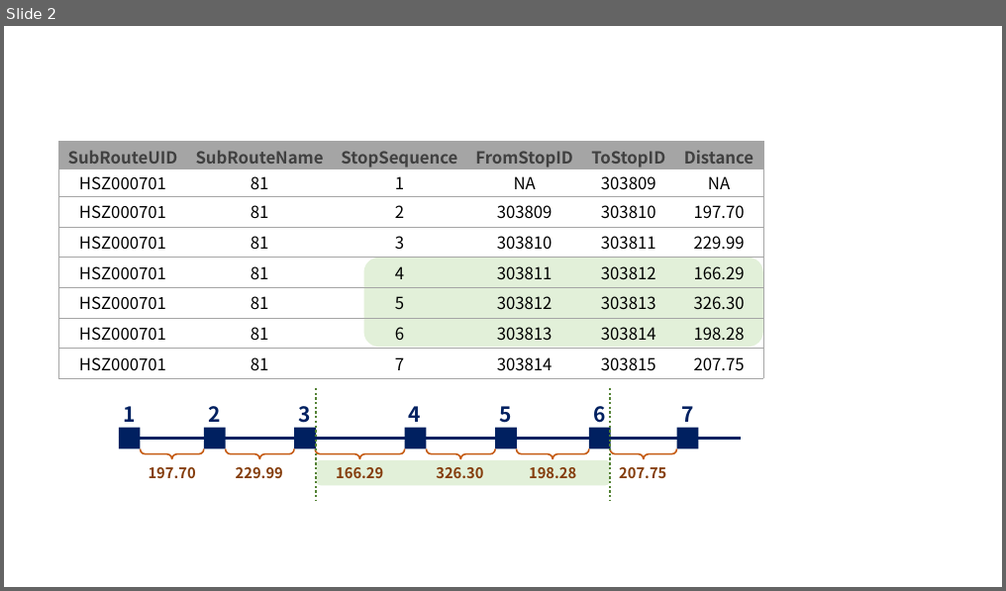
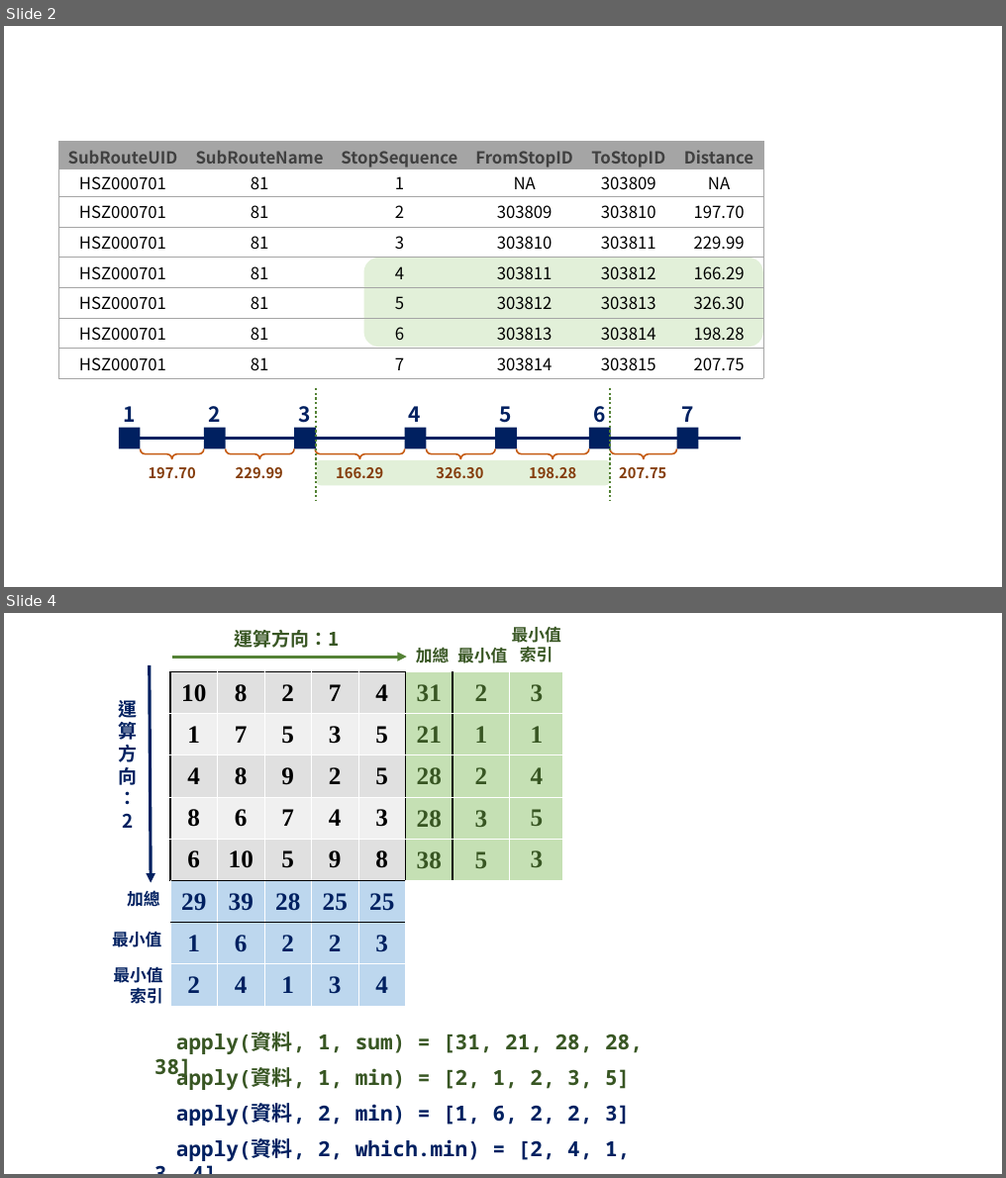
Before and after one commit to ChiaJung-Yeh/Transport-Analysis, a slide deck: figure/figure.pptx. Shown one above the other, each under a label of ours: slide 2 before the commit, slides 2 and 4 after it; the slides between them are not shown. The pictures are 1006x591 and 1006x1178 pixels, drawn with LibreOffice and Linux fonts; fonts in the diff are those of the drawing. Boxes give left, top, right and bottom in pixels: in the first picture for what was removed or moved away, otherwise in the second. Text is boxed around its words. In the diff, an @@ line names an element or a change of style, - is before the commit and + after.

```diff
--- a/figure/figure.pptx
+++ b/figure/figure.pptx
@@ slide 4 added at [4, 613, 1002, 1174], background #FFFFFF @@
@@ text added at [235, 630, 340, 648], 18 pt, text #385723, bold @@
+運算方向：1
@@ text added at [512, 626, 561, 663], 16 pt, text #385723, bold @@
+最小值
+索引
@@ arrow added from (150, 665) to (151, 883), #002060 3 pt @@
@@ arrow added from (171, 657) to (407, 657), #548235 3 pt @@
@@ text added at [416, 648, 450, 663], 16 pt, text #385723, bold @@
+加總
@@ text added at [457, 648, 507, 663], 16 pt, text #385723, bold @@
+最小值
@@ text added at [119, 696, 138, 828], 18 pt, text #002060, bold @@
+運算方向：2
@@ table added at [170, 672, 564, 1007], 8 rows, 8 columns @@
+10 | 8 | 2 | 7 | 4 | 31 | 2 | 3
+1 | 7 | 5 | 3 | 5 | 21 | 1 | 1
+4 | 8 | 9 | 2 | 5 | 28 | 2 | 4
+8 | 6 | 7 | 4 | 3 | 28 | 3 | 5
+6 | 10 | 5 | 9 | 8 | 38 | 5 | 3
+29 | 39 | 28 | 25 | 25 |  |  | 
+1 | 6 | 2 | 2 | 3 |  |  | 
+2 | 4 | 1 | 3 | 4 |  |  | 
@@ text added at [127, 888, 160, 910], 16 pt, text #002060, bold @@
+加總
@@ text added at [112, 931, 161, 948], 16 pt, text #002060, bold @@
+最小值
@@ text added at [113, 966, 163, 1004], 16 pt, text #002060, bold @@
+最小值
+索引
@@ text added at [176, 1032, 643, 1055], 20 pt, text #385723, bold @@
+apply(資料, 1, sum) = [31, 21, 28, 28, 38]
@@ text added at [176, 1065, 630, 1090], 20 pt, text #385723, bold @@
+apply(資料, 1, min) = [2, 1, 2, 3, 5]
@@ text added at [176, 1103, 630, 1126], 20 pt, text #002060, bold @@
+apply(資料, 2, min) = [1, 6, 2, 2, 3]
@@ text added at [176, 1139, 630, 1161], 20 pt, text #002060, bold @@
+apply(資料, 2, which.min) = [2, 4, 1, 3, 4]
```
Also in this commit, not shown: 1 slide changed, 11 other files.
